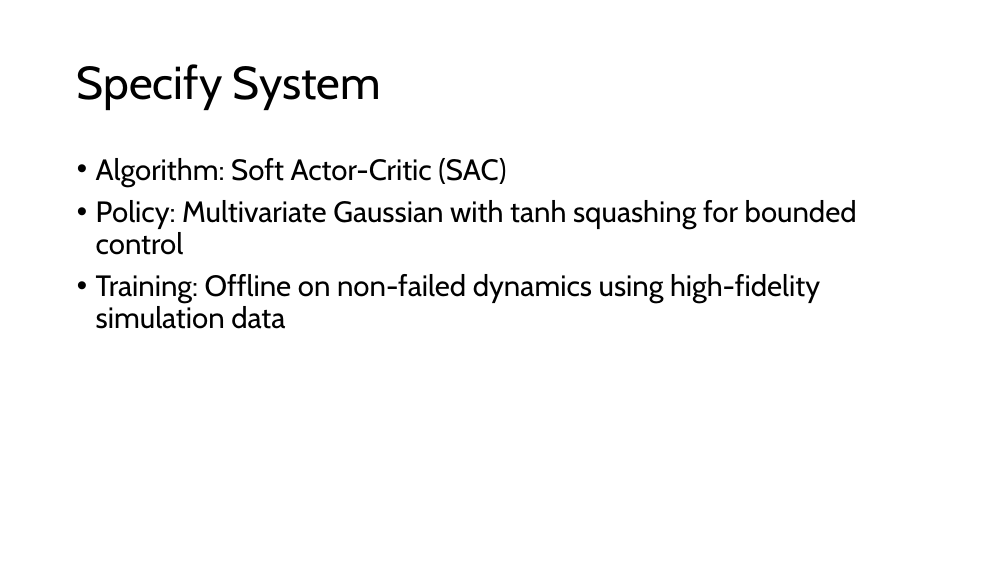
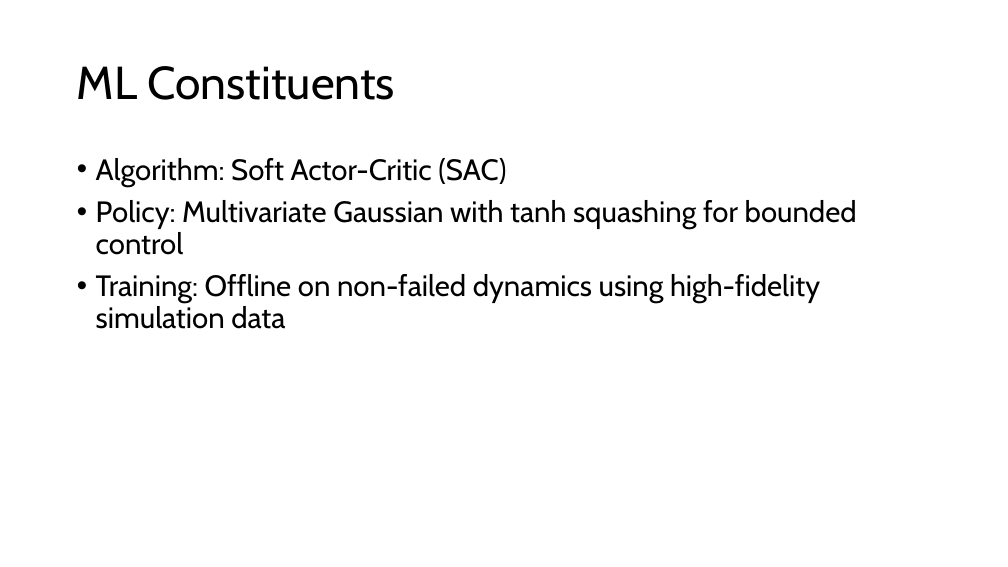
Before and after one commit to Niels149/AIASFault, a slide deck: slide 5 of AIASPres.pptx (slide 7 before the commit). Drawn at 1008x567 pixels with LibreOffice and Linux fonts; fonts in the diff are those of the drawing. Boxes give left, top, right and bottom in pixels: in the first picture for what was removed or moved away, otherwise in the second. Text is boxed around its words. In the diff, an @@ line names an element or a change of style, - is before the commit and + after.

```diff
--- a/AIASPres.pptx
+++ b/AIASPres.pptx
@@ title at bbox=[77, 66, 395, 100]: text changed @@
-Specify System
+ML Constituents
```
Also in this commit, not shown: 8 other slides changed, 1 slide added.
